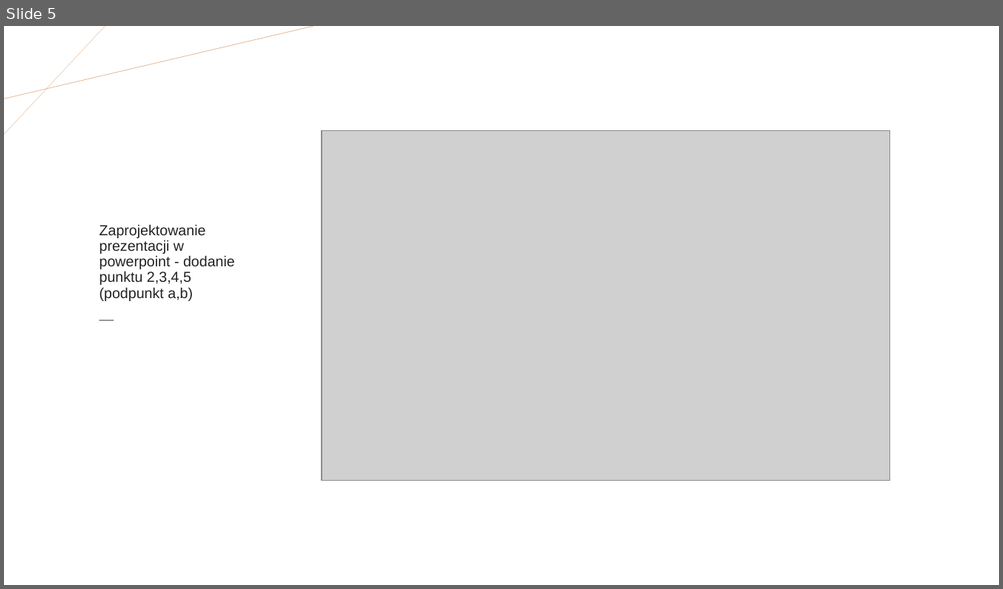
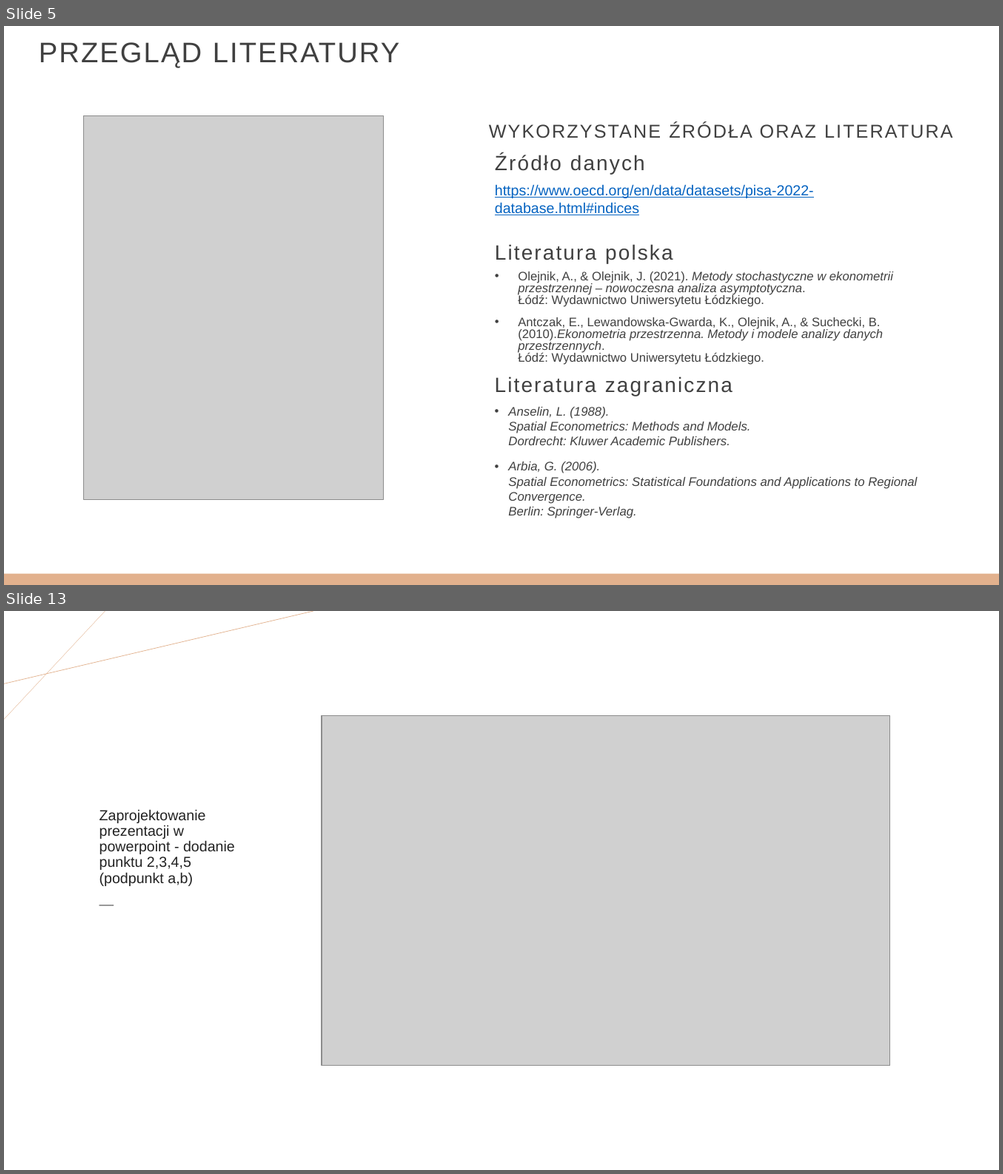
Before and after one commit to iZabela0001/Ekonometria-Przestrzenna, a slide deck: Ekonometria przestrzenna.pptx. Shown one above the other, each under a label of ours: slide 5 before the commit, slides 5 and 13 after it; the slides between them are not shown. The pictures are 1003x589 and 1003x1174 pixels, drawn with LibreOffice and Linux fonts; fonts in the diff are those of the drawing; grey boxes stand for pictures; background and template pictures are left out. Boxes give left, top, right and bottom in pixels: in the first picture for what was removed or moved away, otherwise in the second. Text is boxed around its words. In the diff, an @@ line names an element or a change of style, - is before the commit and + after.

Commit message:
- dodanie spisu literatury - przygotowanie slajdów pod content

```diff
--- a/Ekonometria przestrzenna.pptx
+++ b/Ekonometria przestrzenna.pptx
@@ slide 5 added at [4, 26, 999, 585], background #FFFFFF @@
@@ text added at [39, 42, 400, 68], 27.3 pt, text #404040 @@
+PRZEGLĄD LITERATURY
@@ picture added at [84, 116, 384, 500] @@
@@ title added at [489, 122, 953, 138], 18 pt, text #404040 @@
+WYKORZYSTANE ŹRÓDŁA ORAZ LITERATURA
@@ text added at [495, 154, 645, 174], 20 pt, text #404040 @@
+Źródło danych
@@ text added at [495, 184, 814, 215], 14 pt, text #0563C1, underline @@
+https://www.oecd.org/en/data/datasets/pisa-2022-database.html#indices
@@ text added at [495, 244, 672, 264], 20 pt, text #404040 @@
+Literatura polska
@@ text added at [518, 272, 893, 365], 11.9 pt, text #404040 @@
+• Olejnik, A., & Olejnik, J. (2021). Metody stochastyczne w ekonometrii przestrzennej – nowoczesna analiza asymptotyczna.
+  Łódź: Wydawnictwo Uniwersytetu Łódzkiego.
+• Antczak, E., Lewandowska-Gwarda, K., Olejnik, A., & Suchecki, B. (2010).Ekonometria przestrzenna. Metody i modele analizy danych przestrzennych.
+  Łódź: Wydawnictwo Uniwersytetu Łódzkiego.
@@ text added at [495, 377, 732, 397], 20 pt, text #404040 @@
+Literatura zagraniczna
@@ text added at [508, 407, 916, 519], 12 pt, text #404040, italic @@
+• Anselin, L. (1988).
+  Spatial Econometrics: Methods and Models.
+  Dordrecht: Kluwer Academic Publishers.
+• Arbia, G. (2006).
+  Spatial Econometrics: Statistical Foundations and Applications to Regional Convergence.
+  Berlin: Springer-Verlag.
@@ rectangle added at [4, 574, 999, 585], fill #E2B18D @@
@@ what was slide 5 is now slide 13 @@
```
Also in this commit, not shown: 4 slides changed, 7 other slides added.
